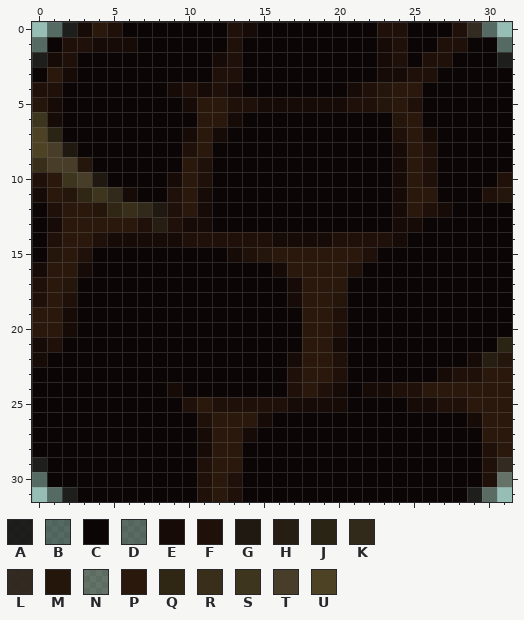
File history of a pixel-art sprite, cease-to-resist/favicon.png. Above is the file before it was changed.
The file is 32x32 pixels. Colours within 5 levels of each other are drawn and written as one.
Palette (. is transparent): A #0b0605dd  B #0b060575  C #0b0605  D #130a0575  E #160b06  F #1f1109  G #1f1912  H #261e12  J #292414  K #31291a  L #24140bdd  M #25160c  N #29190c75  P #2b180c  Q #302614  R #392e1a  S #3e351e  T #473d28  U #4d4324
Pixels before, first column x 0:
 0 .BAEPFCCCCCCCFECCCCCCCCFFCCCFLB.
 1 BCFFEEECCCCCCFCCCCCCCCCEFCCFFCCB
 2 AEFCCCCCCCCCEFCCCCCCCCCEFCFFCCCA
 3 CPECCCCCCCCCFFCCCCCCCCCEEFFCCCCC
 4 FFCCCCCCCEFEFECCCCCCCEFMPPCCCCCC
 5 MECCCCCCCCEPPFFEEEEEEFFMPFCCCCCC
 6 SECCCCCCCCCPPECCCCCCCCCCMPCCCCCC
 7 UJCCCCCCCCEPECCCCCCCCCCCFPECCCCC
 8 UTGCCCCCCCFPCCCCCCCCCCCCEPFCCCCC
 9 RTTMCCCCCCPFCCCCCCCCCCCCEPFCCCCC
10 FPSTGCCCCEPFCCCCCCCCCCCCEPFCCCCF
11 EPMQSKECCFPECCCCCCCCCCCCEPPCCCFM
12 CFPPMQRKGFPECCCCCCCCCCCCEPFECCCC
13 CEPPPPPFHFEECCCCCCCCCCCCEECCCCCC
14 CFPPFEEEEEFFFFFFEEEEFFFFECCCCCCC
15 CMPFCCCCCCCCCEFMPPPPPPFCCCCCCCCC
16 EPPECCCCCCCCCCCCEPPPPFCCCCCCCCCC
17 FPMCCCCCCCCCCCCCCEPPPCCCCCCCCCCC
18 FPFCCCCCCCCCCCCCCEPPMCCCCCCCCCCC
19 PPECCCCCCCCCCCCCCCPPFCCCCCCCCCCC
20 PPECCCCCCCCCCCCCCCPPFCCCCCCCCCCC
21 EFCCCCCCCCCCCCCCCCPPECCCCCCCCCCJ
22 ECCCCCCCCCCCCCCCCEPPFCCCCCCCCEHM
23 CCCCCCCCCCCCCCCCCFPPFCCCCCCEFFPP
24 CCCCCCCCCECCCCCCCFPFECEEFFPPPPPP
25 CCCCCCCCCCFPFFFFFEEEECCCCEEFFPPP
26 CCCCCCCCCCCFPPPECCCCCCCCCCCCCEPP
27 CCCCCCCCCCCEPPECCCCCCCCCCCCCCCPP
28 CCCCCCCCCCCEPPCCCCCCCCCCCCCCCCFP
29 ACCCCCCCCCCFPPCCCCCCCCCCCCCCCCFL
30 BCCCCCCCCCCFPFCCCCCCCCCCCCCCCCFN
31 .BACCCCCCCCFPFCCCCCCCCCCCCCCCAD.
After:
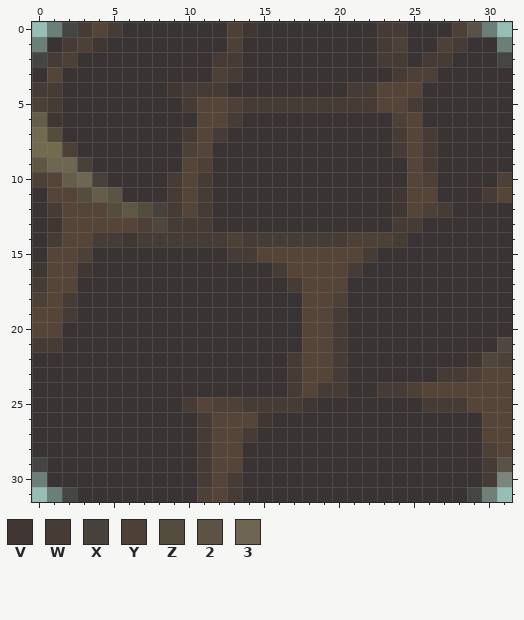
Colours new in this view: V #403733  W #463b35  X #46413b  Y #4d4037  Z #544d3e  2 #5b5444  3 #6e6652
Difference:
colour A: #0b0605dd -> #393333dd
colour B: #0b060575 -> #39343375
colour C: #0b0605 -> #393433
colour D: #130a0575 -> #3f373375
colour H: #261e12 -> #4f473d
colour L: #24140bdd -> #4f4138dd
colour N: #29190c75 -> #54453975
colour P: #2b180c -> #554539
colour R: #392e1a -> #615643
colour S: #3e351e -> #655d49
colour U: #4d4324 -> #746a4f
y 0: x 3 E -> W; x 5 F -> W; x 13..14 FE -> YV; x 23..24 FF -> WW; x 28 F -> Y
y 1: x 2..6 FFEEE -> WYVCC; x 13 F -> Y; x 23..24 EF -> WY; x 27..28 FF -> YW
y 2: x 1..2 EF -> WY; x 12..13 EF -> WW; x 23..24 EF -> WW; x 26..27 FF -> WW
y 3: x 2 E -> C; x 12..13 FF -> YW; x 23..26 EEFF -> CWYY
y 4: x 0..1 FF -> WW; x 9..13 EFEFE -> VWWWC; x 21..23 EFM -> WWP
y 5: x 0..1 ME -> YW; x 10 E -> W; x 13..23 FFEEEEEEFFM -> YWWWWWWWWWP; x 25 F -> W
y 6: x 1 E -> V; x 13 E -> W; x 24 M -> Y
y 7: x 1 J -> Z; x 10 E -> W; x 12 E -> W; x 24 F -> W; x 26 E -> W
y 8: x 1..2 TG -> UY; x 10 F -> Y; x 24 E -> W; x 26 F -> W
y 9: x 1..3 TTM -> 33X; x 11 F -> Y; x 24 E -> C; x 26 F -> W
y 10: x 0 F -> Y; x 3..4 TG -> 3X; x 9 E -> W; x 11 F -> W; x 24 E -> C; x 26 F -> Y; x 31 F -> Y
y 11: x 0 E -> C; x 2..3 MQ -> PZ; x 5..6 KE -> 2C; x 9 F -> W; x 11 E -> W; x 24 E -> V; x 30..31 FM -> WP
y 12: x 1 F -> W; x 4..5 MQ -> PZ; x 7..9 KGF -> ZXW; x 11 E -> W; x 24 E -> V; x 26..27 FE -> YW
y 13: x 1 E -> V; x 7 F -> Y; x 9..11 FEE -> WWW; x 24..25 EE -> WW
y 14: x 1 F -> W; x 4..24 FEEEEEFFFFFFEEEEFFFFE -> WWVWWWWWWYWWWWWWWYYYW
y 15: x 1 M -> P; x 3 F -> Y; x 13..15 EFM -> WWP; x 22 F -> W
y 16: x 0 E -> V; x 3 E -> V; x 16 E -> W; x 21 F -> W
y 17: x 0 F -> W; x 2 M -> P; x 17 E -> W
y 18: x 0 F -> Y; x 2 F -> W; x 17 E -> C; x 20 M -> Y
y 19: x 2 E -> W; x 20 F -> W
y 20: x 2 E -> C; x 20 F -> W
y 21: x 0..1 EF -> WW; x 20 E -> W; x 31 J -> H
y 22: x 0 E -> C; x 17 E -> W; x 20 F -> W; x 29 E -> V; x 31 M -> Y
y 23: x 17 F -> W; x 20 F -> W; x 27..29 EFF -> WWY
y 24: x 9 E -> C; x 17 F -> W; x 19..20 FE -> WW; x 22..25 EEFF -> CWWY
y 25: x 10 F -> W; x 12..20 FFFFFEEEE -> YYWWWWVCC; x 25..28 EEFF -> CWWW
y 26: x 11 F -> W; x 15 E -> V; x 29 E -> C
y 27: x 11 E -> W; x 14 E -> W
y 28: x 11 E -> W; x 30 F -> Y
y 29: x 11 F -> W; x 30 F -> W
y 30: x 11 F -> W; x 13 F -> W; x 30 F -> W
y 31: x 11 F -> Y; x 13 F -> W
Pixel boxes of the changes (left, top, right, bottom) in both pictures:
changed: (32, 22, 512, 502)
